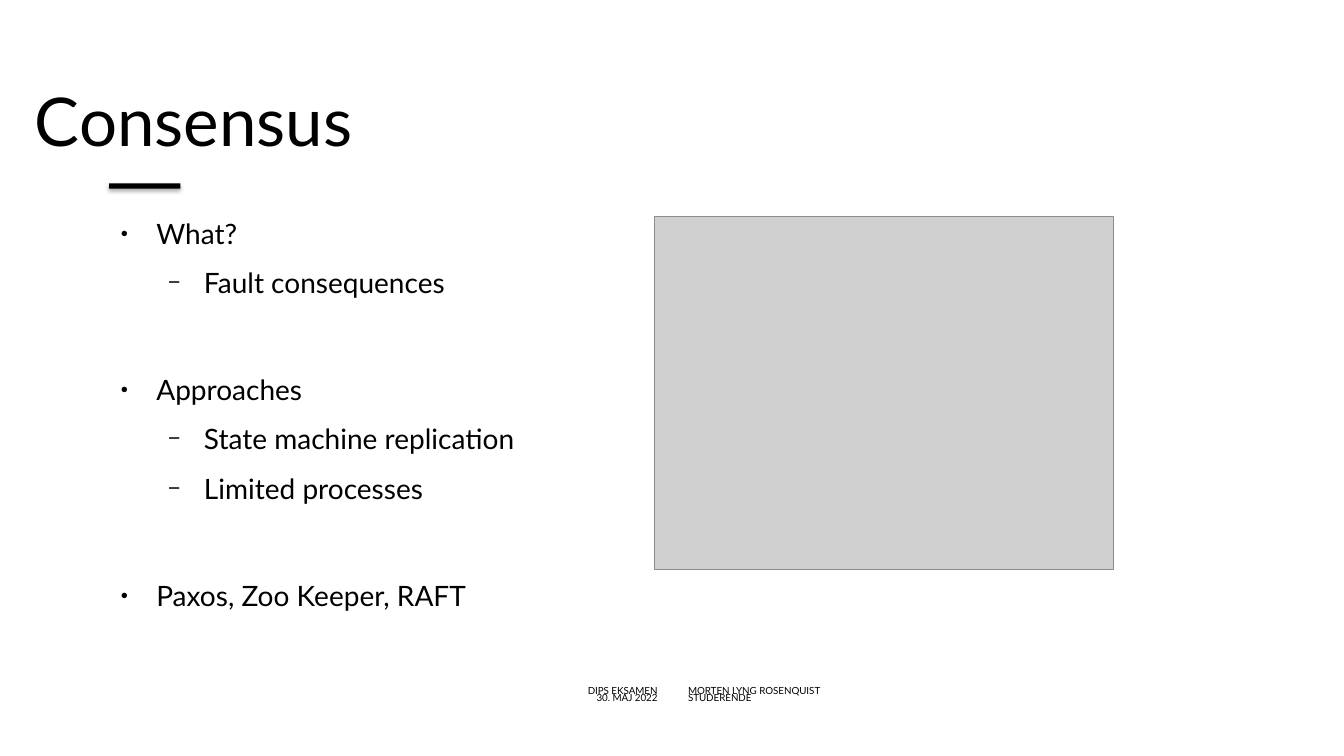
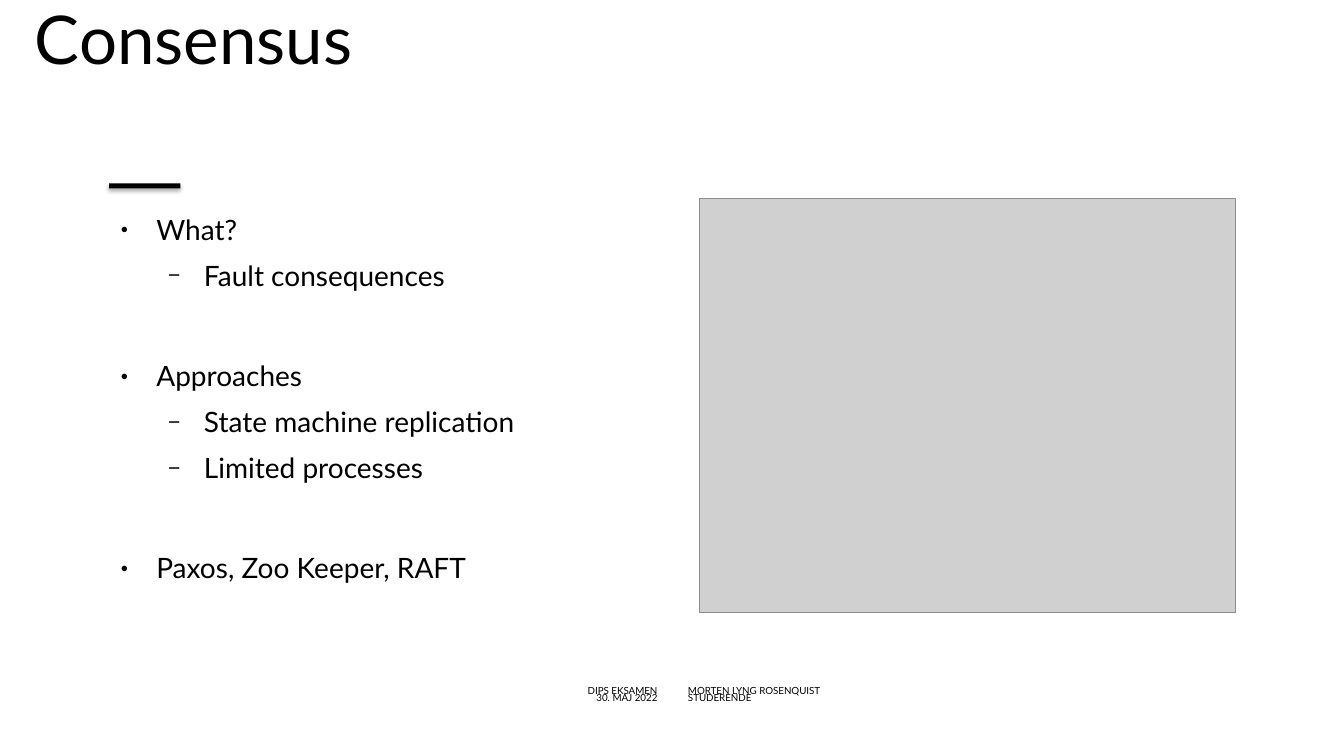
Before and after one commit to mlRosenquist/au-mlr-distributed-and-pervasive-systems, a slide deck: slide 15 of Præsentation.pptx (slide 16 before the commit). Drawn at 1344x756 pixels with LibreOffice and Linux fonts; fonts in the diff are those of the drawing; grey boxes stand for pictures; background and template pictures are left out. Boxes give left, top, right and bottom in pixels: in the first picture for what was removed or moved away, otherwise in the second. Text is boxed around its words. In the diff, an @@ line names an element or a change of style, - is before the commit and + after.

```diff
--- a/Præsentation.pptx
+++ b/Præsentation.pptx
@@ title "Consensus": place and size @@
-title "Consensus" at box(35, 97, 353, 147)
+title "Consensus" at box(35, 15, 353, 65)
@@ picture: place and size @@
-picture at box(655, 216, 1113, 570)
+picture at box(700, 199, 1235, 613)
@@ text "What?" rewrapped from box(156, 223, 514, 611) to box(156, 219, 514, 583) @@
```
Also in this commit, not shown: 26 other slides changed, 9 slides added, 3 slides removed, 1 other file.
